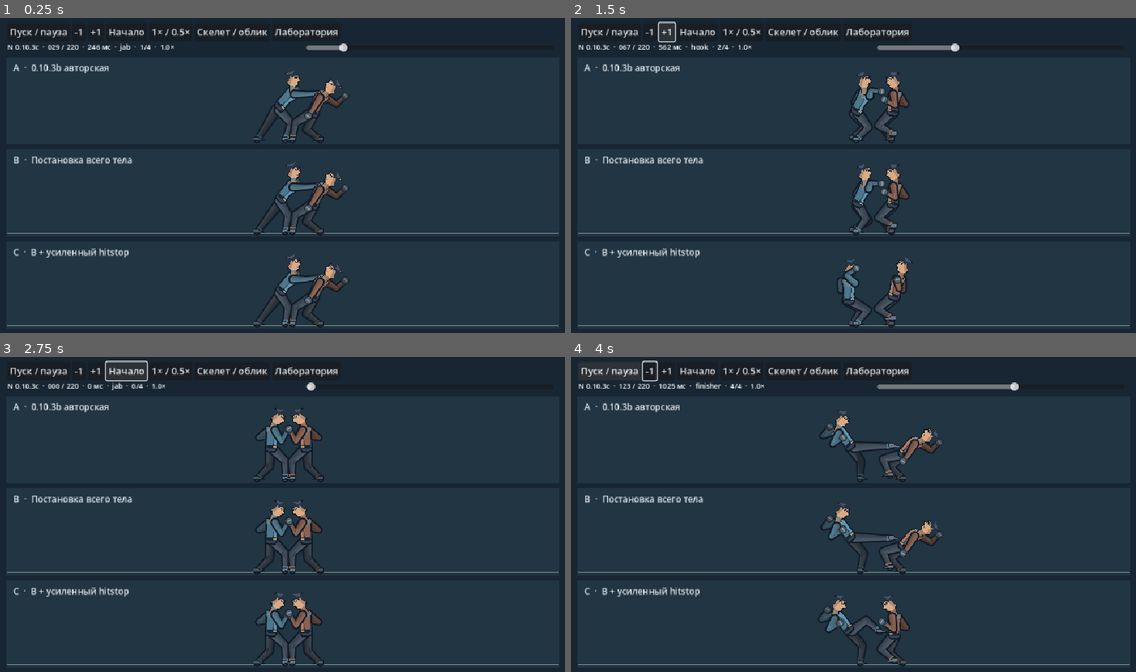
Above: before the commit, frames 1-4 (two rows, left to right).
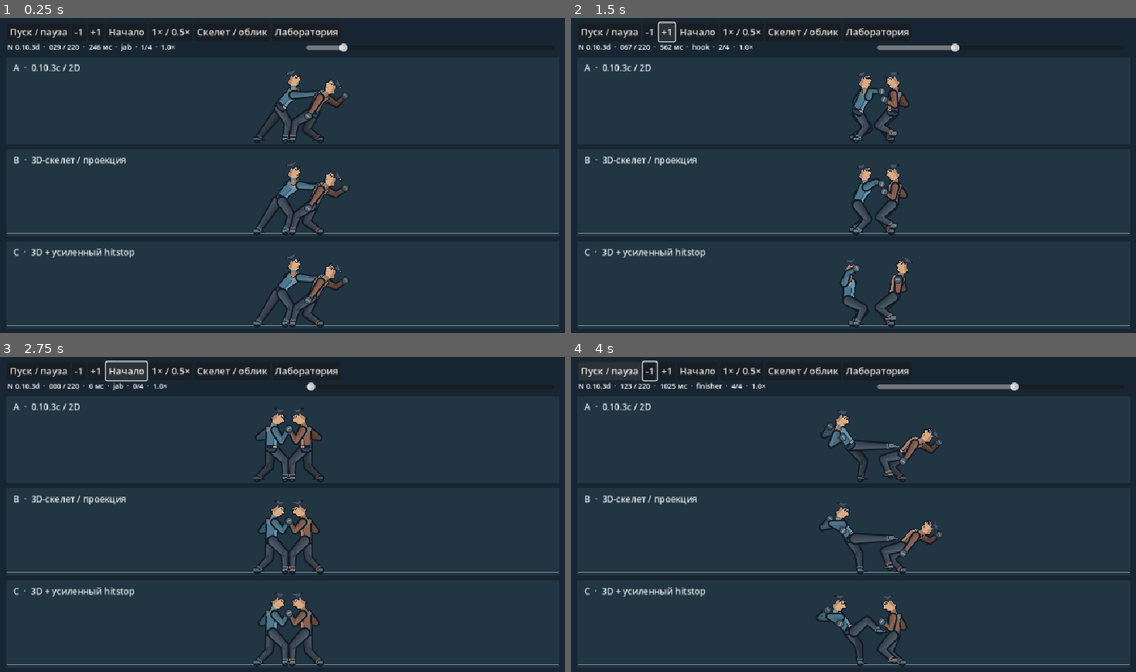
Above: after the commit, the same moments.

Repository: Mefits/Project-N
Game: Godot game, scene res://lab/anime/preview.tscn
Two runs of this game, one before a commit and one after it. Both use one fixed random seed, a clock stepped at 60 frames per second and the inputs below. This scene is started directly instead of the project's main scene.
Inputs:
- Up to frame 1 (0.25 s): no input
- Up to frame 2 (1.5 s): click "-1" at 0.5 s; click "+1" at 1.25 s
- Up to frame 3 (2.75 s): click "Начало" at 2 s
- Up to frame 4 (4 s): click "Пуск / пауза" at 2.75 s; tap Enter at 3.5 s; hold Right from 3.53 s (still down); tap R at 3.6 s; tap Space at 3.77 s; tap H at 3.8 s

The runs differ from the first frame. In frame 1, 1.8% of the frame differs, in the area x 5-62%, y 8-98%; in frame 2, 1.7%; in frame 3, 1.3%; in frame 4, 1.8%, in the area x 5-66%, y 8-98%.

Commit message:
N 0.10.3d: authored spatial yaw, 3D limb solve and orthographic depth-sorted comparison

Diff:
--- a/lab/anime/preview.gd
+++ b/lab/anime/preview.gd
@@ -4,6 +4,8 @@
 var model=MODEL.new()
 var full_body:Array[Dictionary]=[]
 var impact_clock:Array[int]=[]
+var spatial:Array[Dictionary]=[]
+const OLD_SKIN=preload("res://game/fighter_skin.gd")
 const EXTRA_HOLD=[0,2,4,6] # additional 120 Hz ticks; only in replay C
 var tick:float=0
 var playing:bool=true
@@ -44,7 +46,7 @@
     tick=clampf(t,0,220)
     slider.set_value_no_signal(tick)
     var f:Dictionary=model.record.frames[int(tick)]
-    info.text="N 0.10.3c  ·  %03d / 220  ·  %.0f мс  ·  %s  ·  %d/4  ·  %.1f×"%[int(tick),tick*1000/120,f.a.kind,f.hits,speed]
+    info.text="N 0.10.3d  ·  %03d / 220  ·  %.0f мс  ·  %s  ·  %d/4  ·  %.1f×"%[int(tick),tick*1000/120,f.a.kind,f.hits,speed]
     queue_redraw()
 func _process(dt:float)->void:
     if playing:seek(fposmod(tick+120*dt*speed,221))
@@ -56,7 +58,7 @@
     for k in p:draw_circle(p[k],2.5,c)
 func _draw()->void:
     draw_rect(Rect2(0,0,960,540),Color("#172632"))
-    var names:Array=["A  ·  0.10.3b авторская","B  ·  Постановка всего тела","C  ·  B + усиленный hitstop"]
+    var names:Array=["A  ·  0.10.3c / 2D","B  ·  3D-скелет / проекция","C  ·  3D + усиленный hitstop"]
     for variant in range(3):
         var y:float=66+157*variant
         var floor_y:float=y+143
@@ -65,14 +67,17 @@
         draw_line(Vector2(12,floor_y),Vector2(948,floor_y),Color("#82968e"),1)
         var source_tick:int=impact_clock[int(tick)] if variant==2 else int(tick)
         var sample_frame:Dictionary=model.record.frames[source_tick]
-        var p:Dictionary=model.sample(source_tick,1) if variant==0 else full_body[source_tick]
+        var p:Dictionary=full_body[source_tick] if variant==0 else spatial[source_tick]
         draw_set_transform(Vector2(10,floor_y-430),0,Vector2.ONE)
         if bones:
             _skeleton(p.a,Color("#6daac8"))
             _skeleton(p.b,Color("#c88b72"))
-        else:
+        elif variant==0:
             SKIN.draw(self,p.a,int(sample_frame.a.face),Color("#6daac8"))
             SKIN.draw(self,p.b,int(sample_frame.b.face),Color("#c88b72"))
+        else:
+            _depth_skin(p.a,p.za,int(sample_frame.a.face),Color("#6daac8"))
+            _depth_skin(p.b,p.zb,int(sample_frame.b.face),Color("#c88b72"))
         draw_set_transform(Vector2.ZERO)
 
 # 0.10.3c original authored hypothesis. Same world, positions, hits and support.
@@ -153,3 +158,137 @@
     if impact_clock.size()!=233:push_error("0.10.3c unexpected retime length")
     if max_leg>40.0:push_error("0.10.3c visual leg exceeded 40 px limit")
     print("N 0.10.3c study: ",model.contacts," extra hold ",EXTRA_HOLD," max projected leg ",max_leg)
+    _build_spatial()
+
+# N 0.10.3d: original 3D reconstruction experiment; not measured mocap.
+# X is arena horizontal, Y down, Z toward the camera. Orthographic projection
+# keeps X/Y contact and floor anchors identical. Yaw keys are authored.
+# The same 2D skin is projected and depth-sorted, not a replacement art pipeline.
+func _lift(p:Vector2,z:float=0.0)->Vector3:
+    return Vector3(p.x,p.y,z)
+
+func _project(p:Vector3)->Vector2:
+    return Vector2(p.x,p.y)
+
+func _yaw_keys(kind:String,age:int)->Vector2:
+    if age<0:return Vector2(25,15)
+    var keys:Array
+    match kind:
+        "jab":keys=[[0,25,15],[4,-34,-12],[7,54,34],[10,68,39],[18,25,15]]
+        "cross":keys=[[0,25,15],[4,70,42],[7,-28,-15],[10,-66,-35],[18,25,15]]
+        "hook":keys=[[0,25,15],[4,-72,-40],[7,-26,-14],[10,82,48],[18,25,15]]
+        "finisher":keys=[[0,25,15],[6,-24,-12],[12,55,30],[19,68,42],[29,35,25],[45,25,15]]
+        _:return Vector2(25,15)
+    for n in range(1,keys.size()):
+        if age<=int(keys[n][0]):
+            var a:Array=keys[n-1]
+            var b:Array=keys[n]
+            var u:float=smoothstep(float(a[0]),float(b[0]),float(age))
+            return Vector2(lerpf(float(a[1]),float(b[1]),u),lerpf(float(a[2]),float(b[2]),u))
+    return Vector2(25,15)
+
+# Spatial two-bone solve. The 2D target stays fixed; if the old authored
+# target is unreachable at nominal length, explicitly allow minimal stretch.
+# The bend guide is an authored 3D direction, not a simulated spring.
+func _joint3(a:Vector3,b:Vector3,guide:Vector3,l1:float,l2:float)->Vector3:
+    var delta:Vector3=b-a
+    var d:float=maxf(delta.length(),.001)
+    var axis:Vector3=delta/d if delta.length()>.001 else Vector3.DOWN
+    var scale:float=maxf(1.0,d/(l1+l2-.01))
+    l1*=scale
+    l2*=scale
+    var along:float=(l1*l1-l2*l2+d*d)/(2.0*d)
+    along=clampf(along,-l1,l1)
+    var h:float=sqrt(maxf(0.0,l1*l1-along*along))
+    var bend:Vector3=guide-a
+    bend-=axis*bend.dot(axis)
+    if bend.length_squared()<.001:bend=axis.cross(Vector3.FORWARD)
+    if bend.length_squared()<.001:bend=axis.cross(Vector3.RIGHT)
+    return a+axis*along+bend.normalized()*h
+
+func _spatial_pose(base:Dictionary,f:Dictionary,attacker:bool)->Dictionary:
+    var yaw:Vector2=_yaw_keys(f.kind,f.age) if attacker else Vector2(25.0,15.0)
+    if not attacker and f.hurt>0:
+        yaw.x=clampf(25.0+float(f.reaction.x)*1.1,-65.0,75.0)
+        yaw.y=yaw.x*.5
+    var face:float=float(f.face)
+    var chest:Vector3=_lift(base.chest)
+    var hip:Vector3=_lift(base.hips)
+    var points:Dictionary={"hips":hip,"chest":chest,"head":_lift(base.head,2.0)}
+    for j in range(2):
+        var side:String="near" if j==0 else "far"
+        var sign_side:float=1.0 if j==0 else -1.0
+        var shoulder:Vector3=chest+Vector3(0,2,11*sign_side).rotated(Vector3.UP,deg_to_rad(yaw.x)*face)
+        var thigh:Vector3=hip+Vector3(0,0,7*sign_side).rotated(Vector3.UP,deg_to_rad(yaw.y)*face)
+        var hand:Vector3=_lift(base["hand_"+side],6.0*sign_side)
+        var foot:Vector3=_lift(base["foot_"+side],7.0*sign_side)
+        if attacker and f.age>=0:
+            var striking:bool=f.strike=="hand_"+side
+            if striking:
+                # An extended blow returns to the target plane; a coiled
+                # elbow starts wide in depth and sweeps inward through delivery.
+                var drive:float=smoothstep(3.0,9.0,float(f.age))
+                hand.z=lerpf(12.0*sign_side,0.0,drive)
+            if f.kind=="finisher" and j==0:
+                foot.z=lerpf(13.0,0.0,smoothstep(11.0,19.0,float(f.age)))
+        if f.support[j]:foot=_lift(f.points["foot_"+side],7.0*sign_side)
+        var elbow_guide:Vector3=_lift(base["elbow_"+side],shoulder.z+sign_side*13.0)
+        var knee_guide:Vector3=_lift(base["knee_"+side],thigh.z+sign_side*5.0)
+        points["shoulder_"+side]=shoulder
+        points["elbow_"+side]=_joint3(shoulder,hand,elbow_guide,22.0,23.0)
+        points["hand_"+side]=hand
+        points["thigh_"+side]=thigh
+        points["knee_"+side]=_joint3(thigh,foot,knee_guide,30.0,30.0)
+        points["foot_"+side]=foot
+    return points
+
+func _build_spatial()->void:
+    var changed:int=0
+    var max_depth:float=0.0
+    var max_arm:float=0.0
+    var max_leg:float=0.0
+    var reversed:int=0
+    for i in range(full_body.size()):
+        var frame:Dictionary=model.record.frames[i]
+        if frame.frozen and i>0:
+            spatial.append(spatial[-1].duplicate(true))
+            continue
+        var a:Dictionary=_spatial_pose(full_body[i].a,frame.a,true)
+        var b:Dictionary=_spatial_pose(full_body[i].b,frame.b,false)
+        var out:Dictionary={"a":{},"b":{},"za":{},"zb":{}}
+        for fighter in ["a","b"]:
+            var q:Dictionary=a if fighter=="a" else b
+            var zkey:String="za" if fighter=="a" else "zb"
+            for key in q:
+                var v:Vector3=q[key]
+                if not v.is_finite():push_error("Spatial nonfinite")
+                out[fighter][key]=_project(v)
+                out[zkey][key]=v.z
+                max_depth=maxf(max_depth,absf(v.z))
+            for j in range(2):
+                var side:String="near" if j==0 else "far"
+                if frame[fighter].support[j] and Vector2(out[fighter]["foot_"+side]).distance_to(frame[fighter].points["foot_"+side])>.001:push_error("Spatial support drift")
+                max_arm=maxf(max_arm,maxf(Vector3(q["shoulder_"+side]).distance_to(q["elbow_"+side]),Vector3(q["elbow_"+side]).distance_to(q["hand_"+side])))
+                max_leg=maxf(max_leg,maxf(Vector3(q["thigh_"+side]).distance_to(q["knee_"+side]),Vector3(q["knee_"+side]).distance_to(q["foot_"+side])))
+            if float(out[zkey]["elbow_far"])>float(out[zkey]["elbow_near"]):reversed+=1
+        if frame.contact_event and Vector2(out.a[frame.a.strike]).distance_to(frame.a.points[frame.a.strike])>.001:push_error("Spatial contact drift")
+        if out.a!=full_body[i].a:changed+=1
+        spatial.append(out)
+    if changed<50 or max_depth<10.0:push_error("Spatial study insufficient motion")
+    print("N 0.10.3d spatial: contacts ",model.contacts," changed ",changed," depth ",max_depth," arm max ",max_arm," leg max ",max_leg," depth order switches ",reversed)
+
+func _depth_skin(p:Dictionary,z:Dictionary,face:int,accent:Color)->void:
+    var layers:Array=[]
+    for side in ["near","far"]:
+        layers.append({"kind":"arm","side":side,"z":(float(z["shoulder_"+side])+float(z["elbow_"+side])+float(z["hand_"+side]))/3.0})
+        layers.append({"kind":"leg","side":side,"z":(float(z["thigh_"+side])+float(z["knee_"+side])+float(z["foot_"+side]))/3.0})
+    layers.append({"kind":"body","side":"","z":0.0})
+    layers.append({"kind":"head","side":"","z":1.0})
+    layers.sort_custom(func(a:Dictionary,b:Dictionary)->bool:return float(a.z)<float(b.z))
+    for layer in layers:
+        var shade:float=clampf(-float(layer.z)/65.0,0.0,.29)
+        match layer.kind:
+            "arm":SKIN.arm(self,p,layer.side,face,accent,shade)
+            "leg":SKIN.leg(self,p,layer.side,face,accent,shade)
+            "body":SKIN.body(self,p,face,accent)
+            "head":OLD_SKIN.head(self,p,face,accent)
